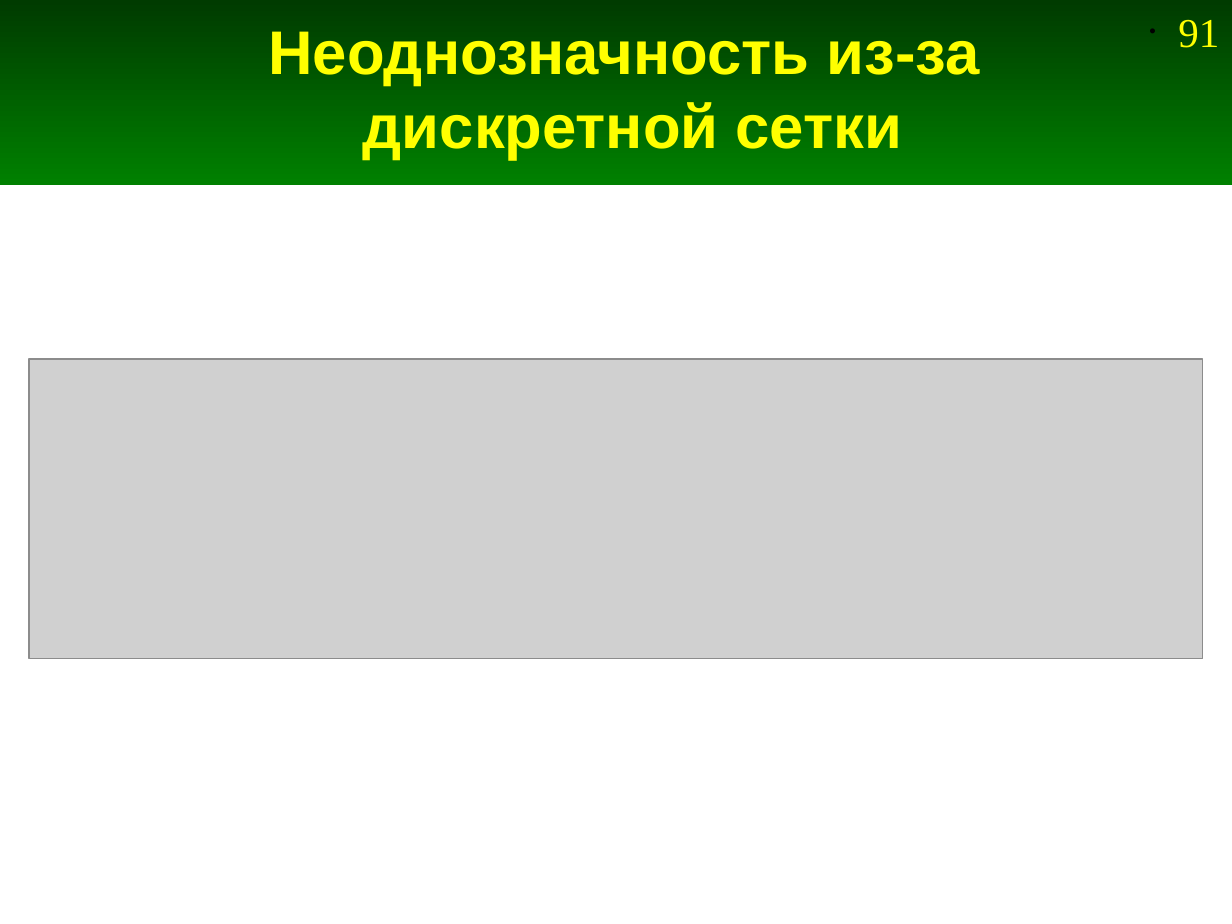
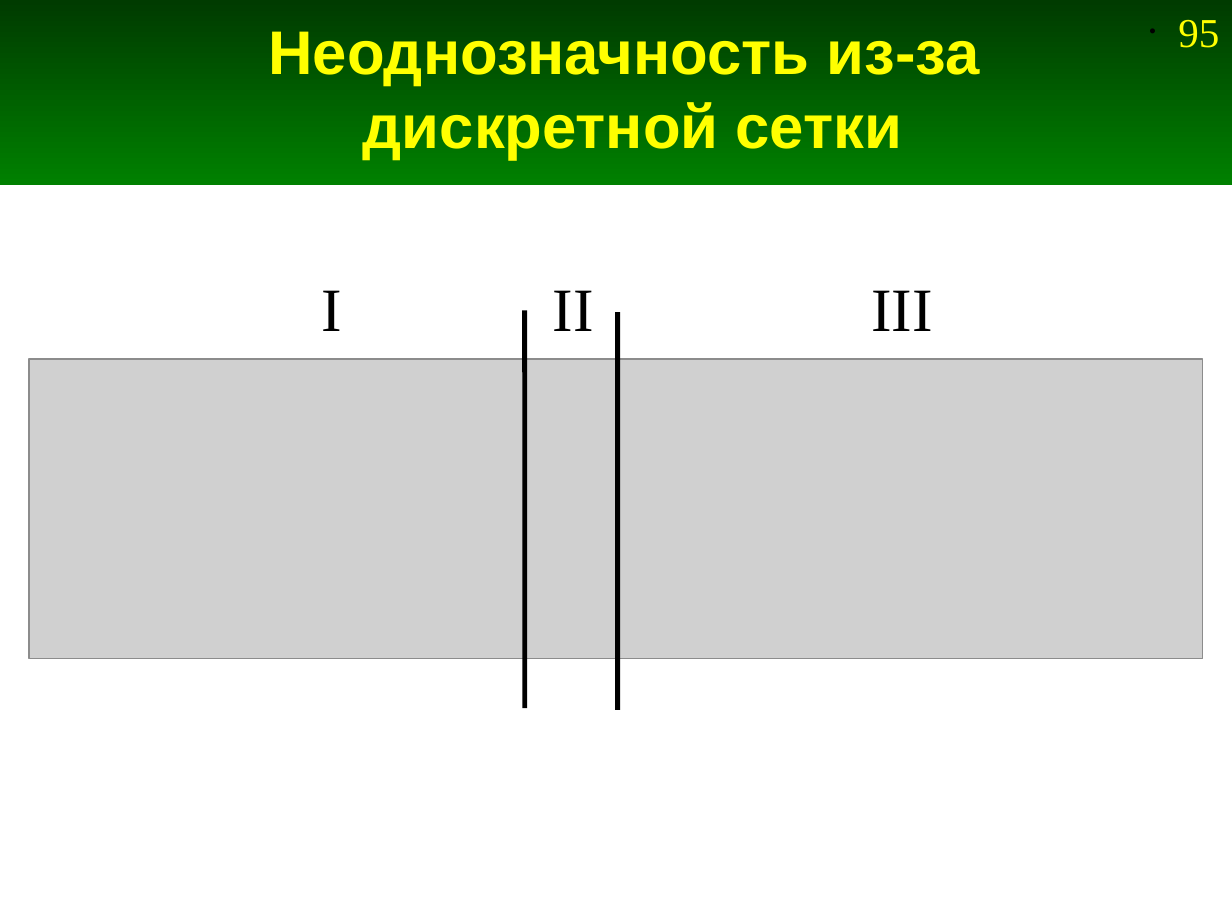
Before and after one commit to andris0147sv/modelling, a slide deck: slide 95 of presentations/2. FDTD.odp (slide 91 before the commit). Drawn at 1232x924 pixels with LibreOffice and Linux fonts; fonts in the diff are those of the drawing; grey boxes stand for pictures. Boxes give left, top, right and bottom in pixels: in the first picture for what was removed or moved away, otherwise in the second. Text is boxed around its words. In the diff, an @@ line names an element or a change of style, - is before the commit and + after.

```diff
--- a/presentations/2. FDTD.odp
+++ b/presentations/2. FDTD.odp
@@ page number at [1178, 20, 1219, 48]: text changed @@
-• 91
+• 95
@@ text added at [322, 290, 343, 331], 36 pt, text #000000 @@
+I
@@ text added at [553, 290, 594, 331], 36 pt, text #000000 @@
+II
@@ text added at [871, 290, 932, 331], 36 pt, text #000000 @@
+III
@@ line added from (525, 310) to (525, 708), #000000 2.83 pt @@
@@ line added from (617, 312) to (617, 710), #000000 2.83 pt @@
```
Also in this commit, not shown: 10 other slides changed, 6 slides added, 1 slide removed, 5 other files.
